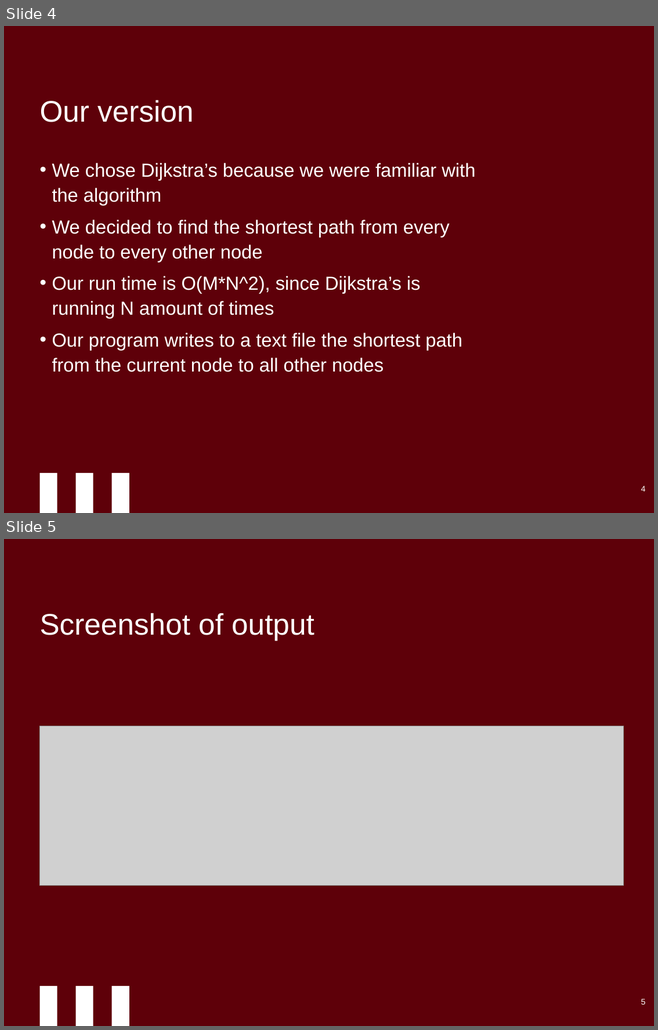
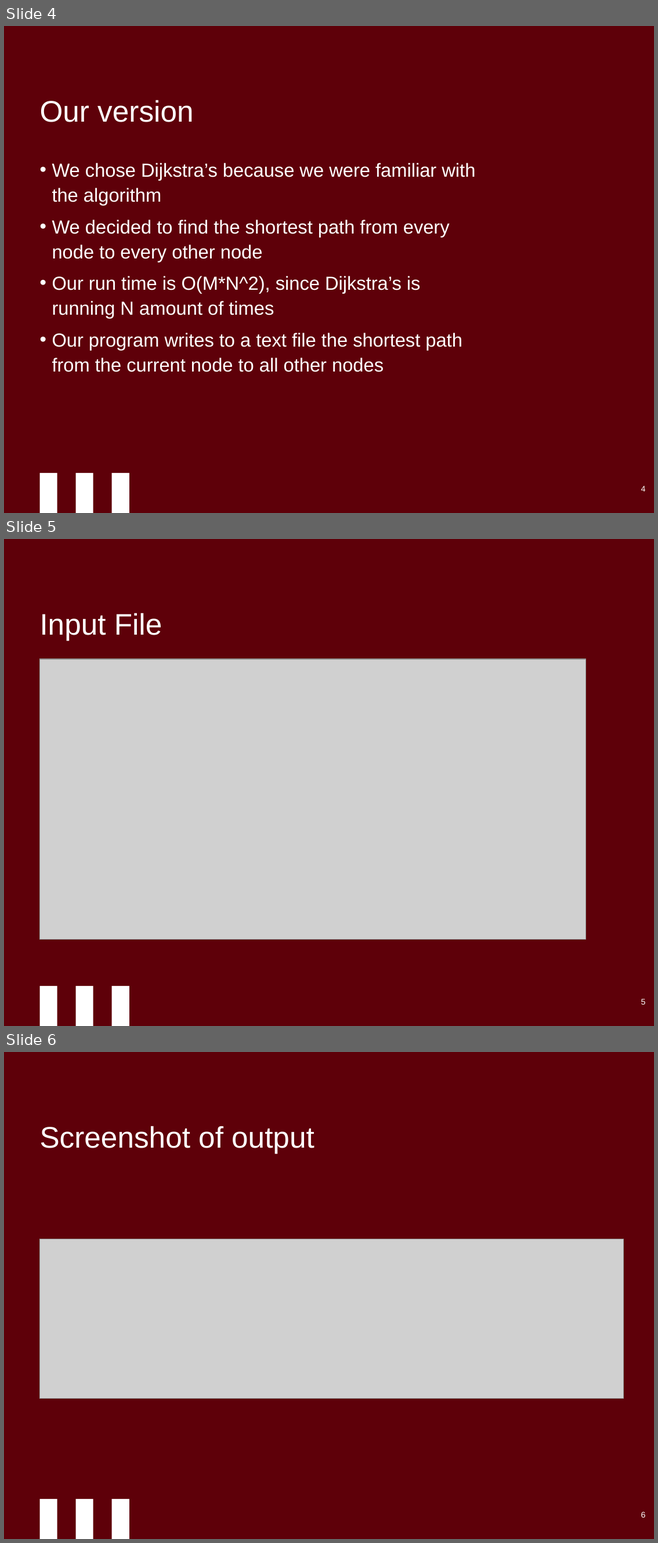
Before and after one commit to MarkRMahan/CSC-338-Group-Project, a slide deck: Parallelizing Dijkstras Algorithm.pptx. Shown one above the other, each under a label of ours: slides 4 and 5 before the commit, slides 4, 5 and 6 after it. The pictures are 658x1030 and 658x1543 pixels, drawn with LibreOffice and Linux fonts; fonts in the diff are those of the drawing; grey boxes stand for pictures; background and template pictures are left out. Boxes give left, top, right and bottom in pixels: in the first picture for what was removed or moved away, otherwise in the second. Text is boxed around its words. In the diff, an @@ line names an element or a change of style, - is before the commit and + after.

Commit message:
Add files via upload
Add input file

```diff
--- a/Parallelizing Dijkstras Algorithm.pptx
+++ b/Parallelizing Dijkstras Algorithm.pptx
@@ slide 5 added at (x1=4, y1=539, x2=654, y2=1026), background #5E0009; not listed: 3 template elements that a slide beside it also shows @@
@@ title added at (x1=40, y1=613, x2=162, y2=641), 33 pt, text #FFFFFF @@
+Input File
@@ picture added at (x1=40, y1=659, x2=585, y2=939) @@
@@ page number added at (x1=641, y1=999, x2=645, y2=1005), 9 pt, text #FFFFFF @@
+5
@@ what was slide 5 is now slide 6 @@
@@ page number at (x1=641, y1=1512, x2=645, y2=1518): text changed @@
-5
+6
```
